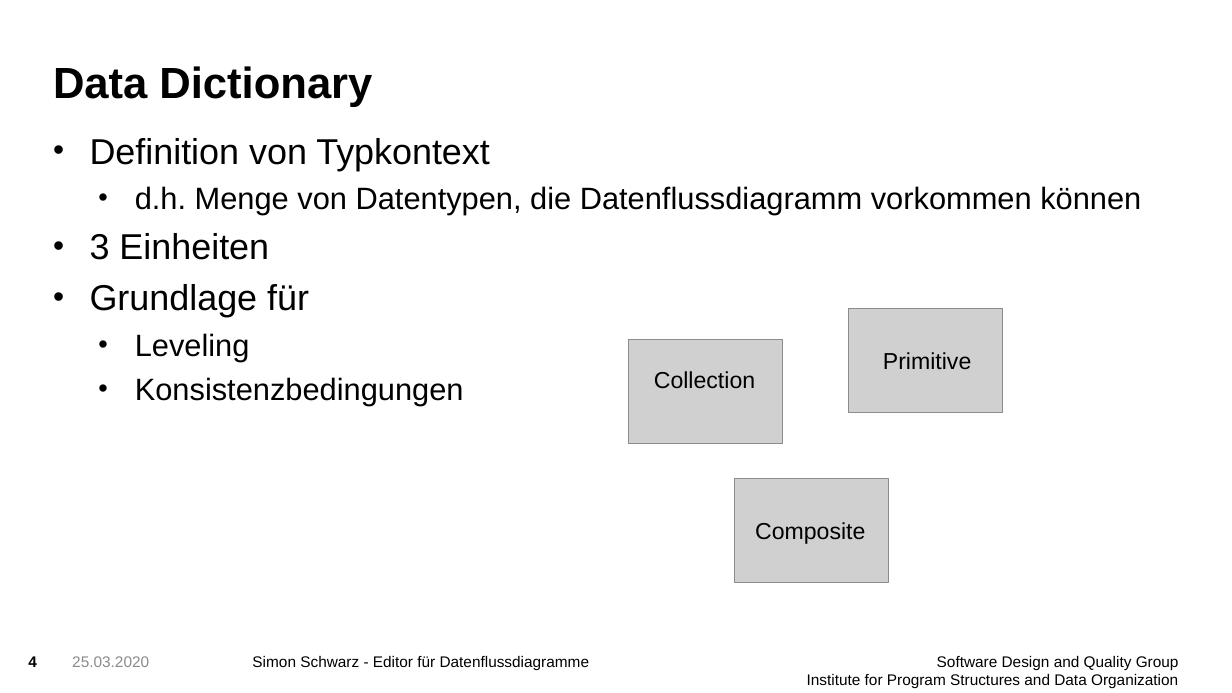
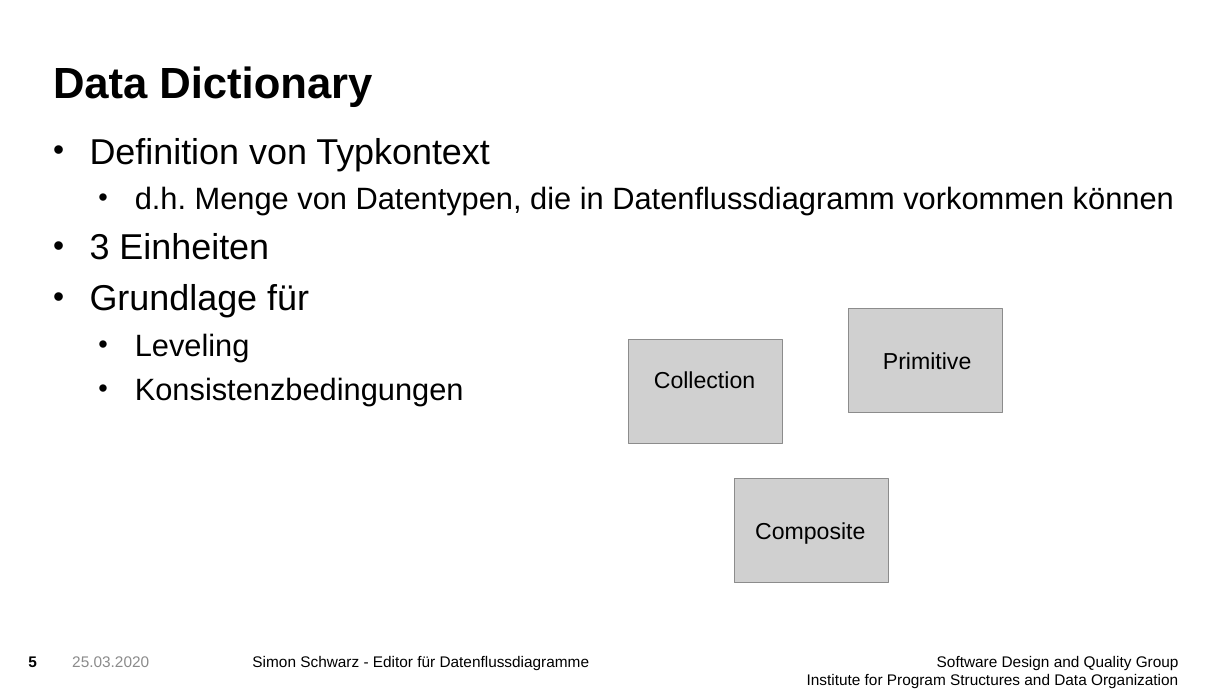
Before and after one commit to FluidTrust/Palladio-Supporting-DataFlowDiagram, a slide deck: slide 5 of presentation/presentation1.pptx (slide 4 before the commit). Drawn at 1232x693 pixels with LibreOffice and Linux fonts; fonts in the diff are those of the drawing; grey boxes stand for pictures; background and template pictures are left out. Boxes give left, top, right and bottom in pixels: in the first picture for what was removed or moved away, otherwise in the second. Text is boxed around its words. In the diff, an @@ line names an element or a change of style, - is before the commit and + after.

```diff
--- a/presentation/presentation1.pptx
+++ b/presentation/presentation1.pptx
@@ text at [135, 186, 1174, 215]: text changed @@
-  • d.h. Menge von Datentypen, die Datenflussdiagramm vorkommen können
+  • d.h. Menge von Datentypen, die in Datenflussdiagramm vorkommen können
@@ page number at [28, 656, 37, 667]: text changed @@
-4
+5
```
Also in this commit, not shown: 13 other slides changed, 3 slides added, 2 slides removed, 6 other files.
